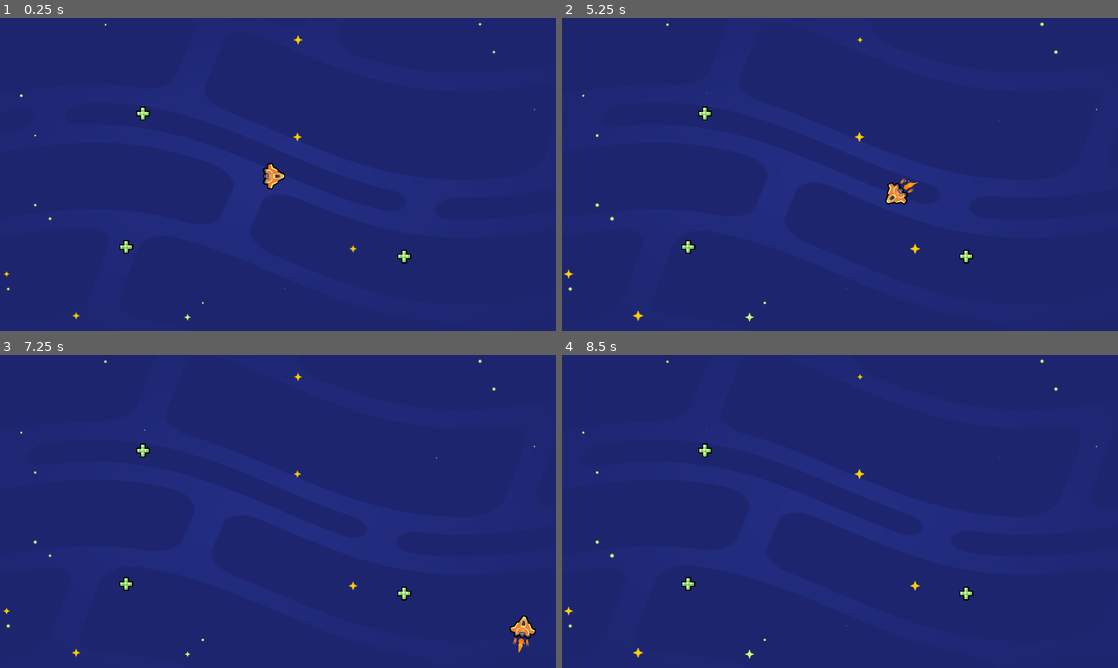
Above: before the commit, frames 1-4 (two rows, left to right).
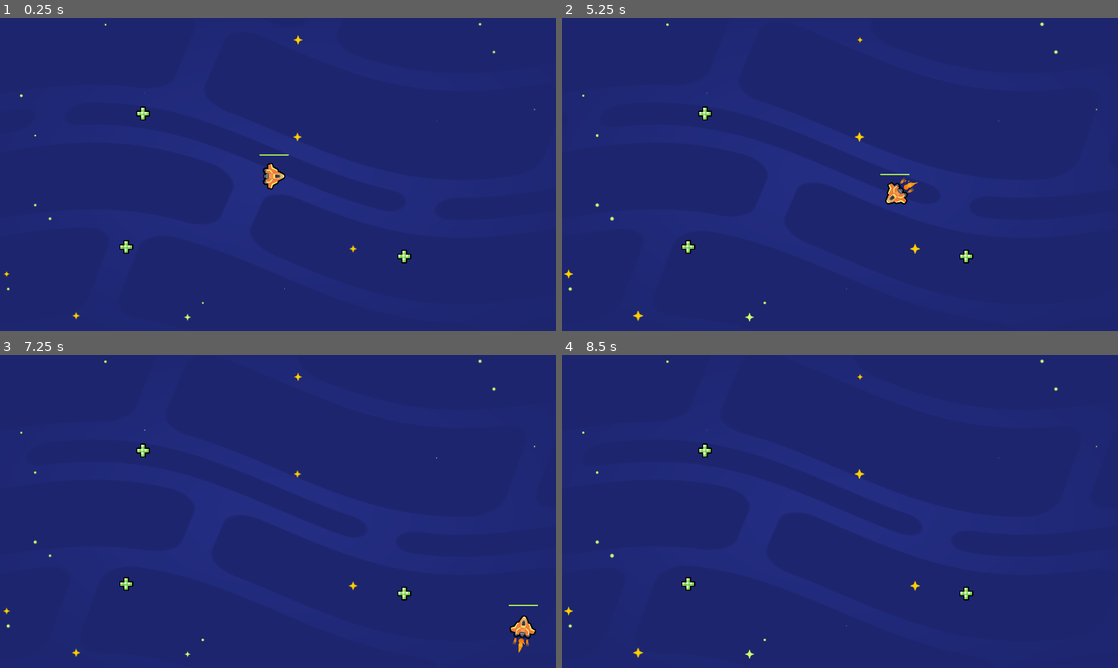
Above: after the commit, the same moments.

Repository: TDMXFFTF/2d-GameDev-Course
Game: Godot game, scene res://lessons/space_level.tscn
Two runs of this game, one before a commit and one after it. Both use one fixed random seed, a clock stepped at 60 frames per second and the inputs below.
Inputs:
- Up to frame 1 (0.25 s): no input
- Up to frame 2 (5.25 s): hold D (move_right) 0.53-1.28 s; hold S (move_down) 1.28-2.03 s; hold D (move_right) 2.03-2.78 s; hold W (move_up) 2.78-3.53 s; tap Enter at 3.5 s; hold A (move_left) 3.53-5.03 s; hold S (move_down) from 5.03 s (still down)
- Up to frame 3 (7.25 s): release S (move_down) at 5.78 s; hold D (move_right) 5.78-6.53 s; tap Space at 6.5 s; hold W (move_up) from 6.53 s (still down)
- Up to frame 4 (8.5 s): release W (move_up) at 7.28 s; hold D (move_right) 7.28-8.03 s; hold S (move_down) from 8.03 s (still down)

The runs differ from the first frame. In frame 1, less than 0.1% of the frame differs, in the area x 46-52%, y 43-44%; in frame 2, less than 0.1%; in frame 3, less than 0.1%; in frame 4, nothing differs.

Commit message:
L4 add the health bar

Diff:
--- a/05.loot_it_all_workbook/lessons/ship.gd
+++ b/05.loot_it_all_workbook/lessons/ship.gd
@@ -20,4 +20,4 @@
 	position += velocity * delta
 
 	if velocity.length() > 0.0:
-		rotation = velocity.angle()
+		get_node("Sprite2D").rotation = velocity.angle()
--- a/05.loot_it_all_workbook/lessons/ship.tscn
+++ b/05.loot_it_all_workbook/lessons/ship.tscn
@@ -8,23 +8,50 @@
 [sub_resource type="CircleShape2D" id="CircleShape2D_mdpuw"]
 radius = 45.0111
 
+[sub_resource type="StyleBoxFlat" id="StyleBoxFlat_mu7ua"]
+bg_color = Color(0.623529, 0.866667, 0.317647, 1)
+corner_radius_top_left = 4
+corner_radius_top_right = 4
+corner_radius_bottom_right = 4
+corner_radius_bottom_left = 4
+
 [node name="ship" type="Area2D"]
+position = Vector2(1001, 560)
 script = ExtResource("4_p1sls")
-
-[node name="MainThruster" parent="." instance=ExtResource("5_q7c3l")]
-position = Vector2(-33, 0)
-points = PackedVector2Array(0, 0, 33.3333, 0, 66.6667, 0)
-
-[node name="SideThruster" parent="." instance=ExtResource("6_1updt")]
-position = Vector2(-44, -21)
-rotation = 1.74987
-
-[node name="SideThruster2" parent="." instance=ExtResource("6_1updt")]
-position = Vector2(-45, 19)
-rotation = 1.36715
 
 [node name="Sprite2D" type="Sprite2D" parent="."]
 texture = ExtResource("3_pdppw")
 
+[node name="SideThruster2" parent="Sprite2D" instance=ExtResource("6_1updt")]
+position = Vector2(-45, 19)
+rotation = 1.36715
+
+[node name="SideThruster" parent="Sprite2D" instance=ExtResource("6_1updt")]
+position = Vector2(-44, -21)
+rotation = 1.74987
+
+[node name="MainThruster" parent="Sprite2D" instance=ExtResource("5_q7c3l")]
+position = Vector2(-33, 0)
+points = PackedVector2Array(0, 0, 33.3333, 0, 66.6667, 0)
+
 [node name="CollisionShape2D" type="CollisionShape2D" parent="."]
 shape = SubResource("CircleShape2D_mdpuw")
+
+[node name="UI" type="Control" parent="."]
+layout_mode = 3
+anchors_preset = 0
+offset_right = 40.0
+offset_bottom = 40.0
+metadata/_edit_use_anchors_ = true
+
+[node name="ProgressBar" type="ProgressBar" parent="UI"]
+layout_mode = 0
+offset_left = -50.0
+offset_top = -76.0
+offset_right = 51.0
+offset_bottom = -71.0
+scale = Vector2(1.00461, 0.97915)
+theme_override_styles/fill = SubResource("StyleBoxFlat_mu7ua")
+value = 100.0
+show_percentage = false
+metadata/_edit_use_anchors_ = true
Not shown: 1 places in 05.loot_it_all_workbook/lessons/ship.tscn that only renumber resources
